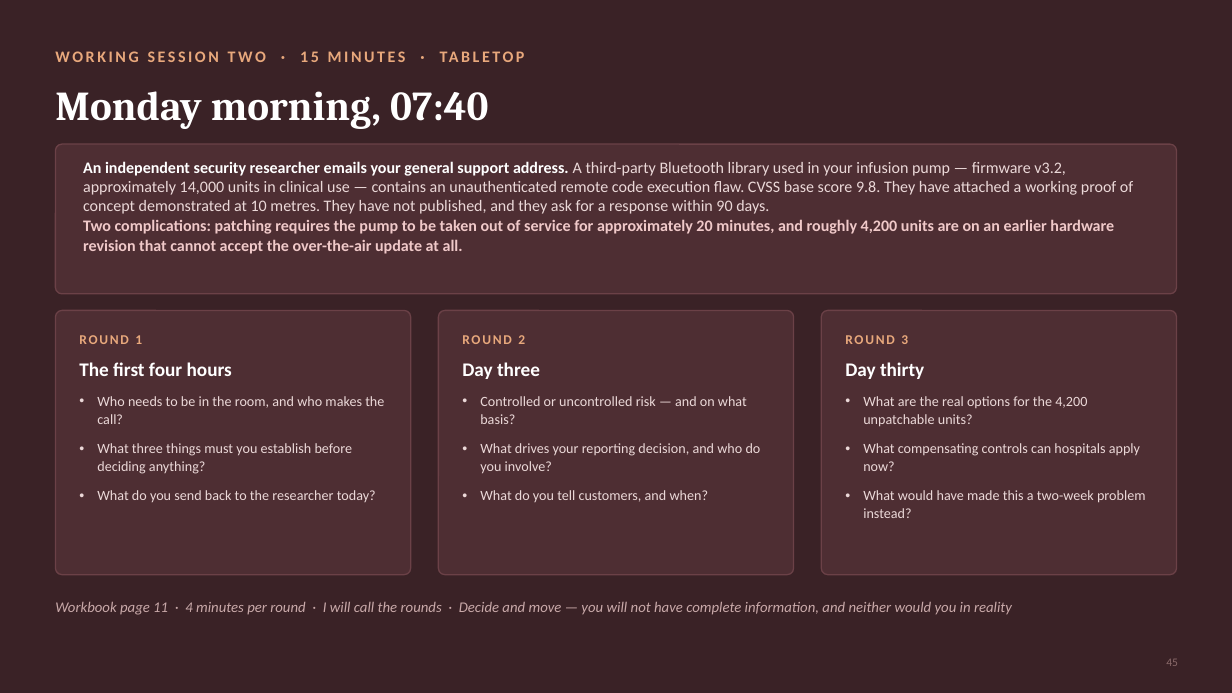
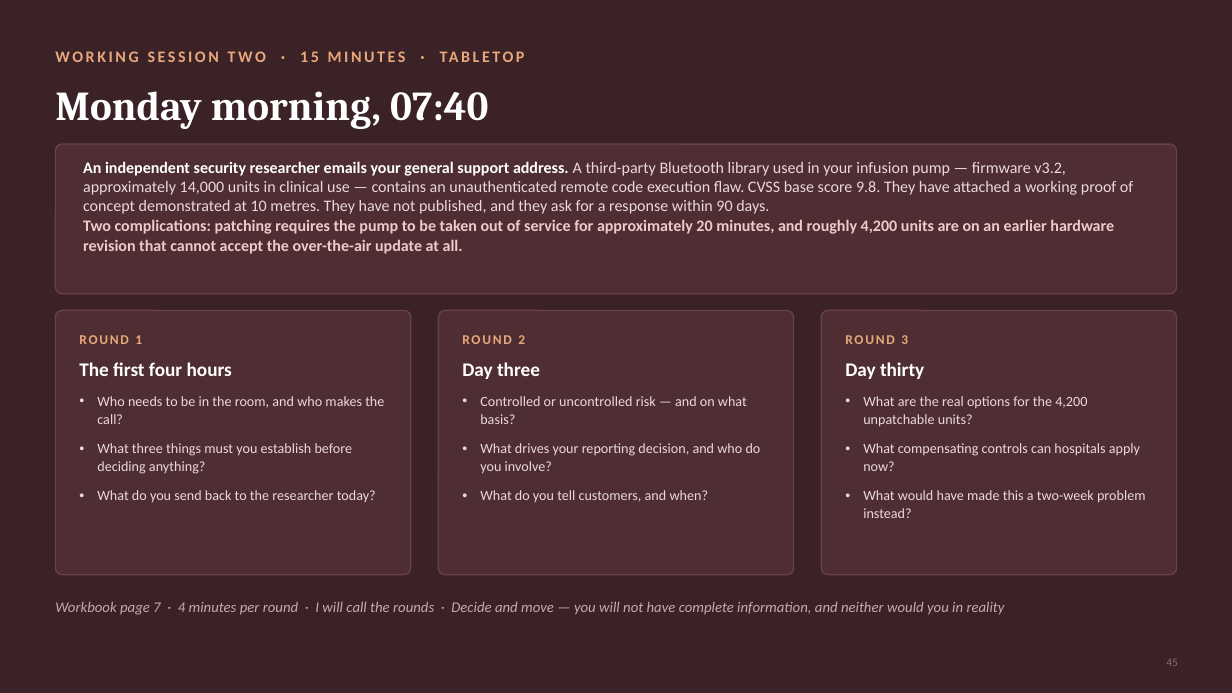
Before and after one commit to Jordantelder/my-website, a slide deck: slide 45 of seminars/software-validation-cybersecurity/Software_Validation_and_Cybersecurity_Seminar.pptx. Drawn at 1232x693 pixels with LibreOffice and Linux fonts; fonts in the diff are those of the drawing. Boxes give left, top, right and bottom in pixels: in the first picture for what was removed or moved away, otherwise in the second. Text is boxed around its words. In the diff, an @@ line names an element or a change of style, - is before the commit and + after.

```diff
--- a/seminars/software-validation-cybersecurity/Software_Validation_and_Cybersecurity_Seminar.pptx
+++ b/seminars/software-validation-cybersecurity/Software_Validation_and_Cybersecurity_Seminar.pptx
@@ text at [55,602,1005,615]: text changed @@
-Workbook page 11 · 4 minutes per round · I will call the rounds · Decide and move — you will not have complete information, and neither would you in reality
+Workbook page 7 · 4 minutes per round · I will call the rounds · Decide and move — you will not have complete information, and neither would you in reality
```
Also in this commit, not shown: 50 other slides changed, 4 other files.
